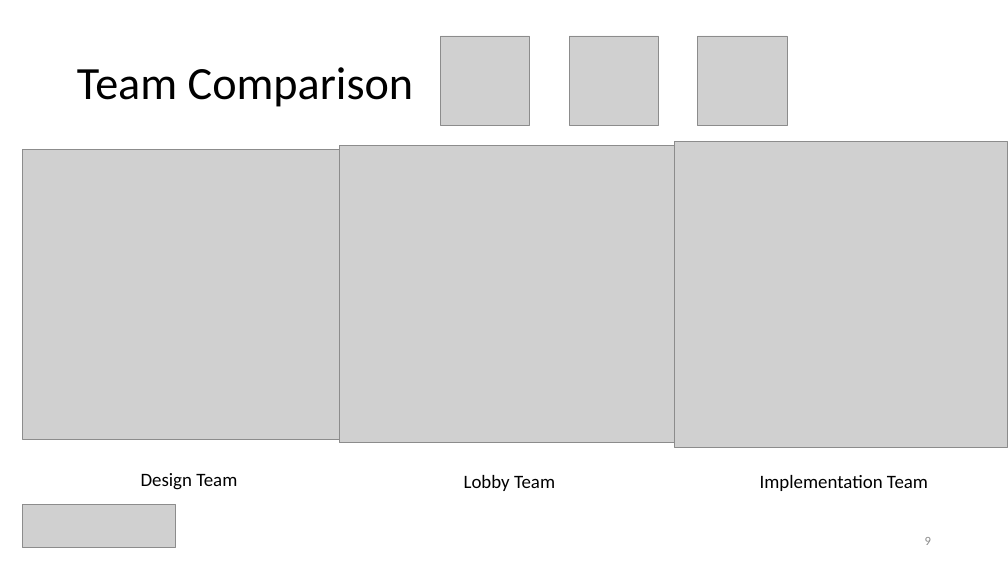
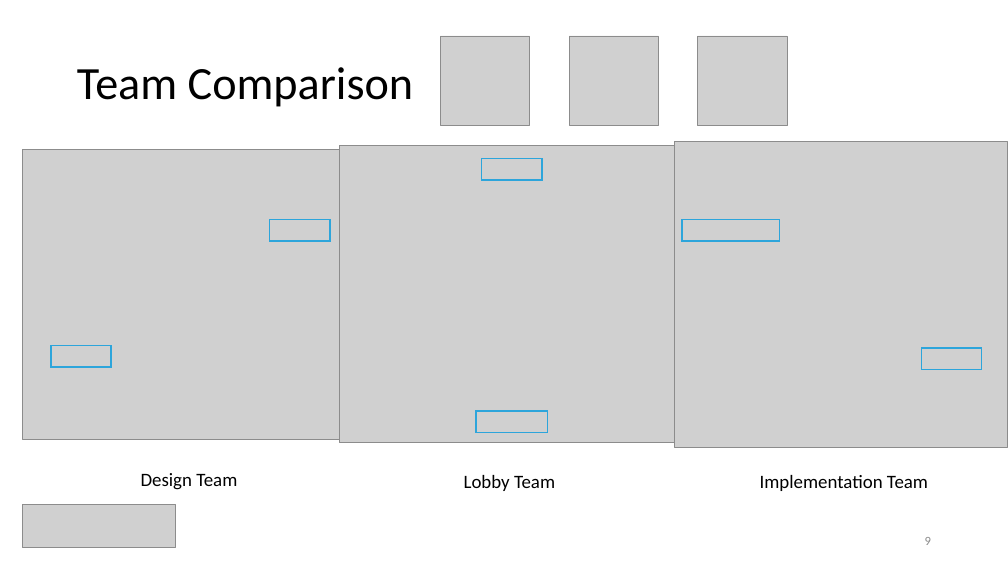
Before and after one commit to ceciliacheungns/Analytics_In_Business, a slide deck: slide 10 of Presentation.pptx. Drawn at 1008x567 pixels with LibreOffice and Linux fonts; fonts in the diff are those of the drawing; grey boxes stand for pictures. Boxes give left, top, right and bottom in pixels: in the first picture for what was removed or moved away, otherwise in the second. Text is boxed around its words. In the diff, an @@ line names an element or a change of style, - is before the commit and + after.

Commit message:
Added boxes for leader and team aggregation

```diff
--- a/Presentation.pptx
+++ b/Presentation.pptx
@@ rectangle added at <box>482,159,542,180</box>, outline #2DA5DB 1.5 pt @@
@@ rectangle added at <box>270,220,330,241</box>, outline #2DA5DB 1.5 pt @@
@@ rectangle added at <box>682,219,780,241</box>, outline #2DA5DB 1.5 pt @@
@@ rectangle added at <box>51,346,111,367</box>, outline #2DA5DB 1.5 pt @@
@@ rectangle added at <box>922,349,982,370</box>, outline #2DA5DB 1.5 pt @@
@@ rectangle added at <box>476,411,548,433</box>, outline #2DA5DB 1.5 pt @@
```
Also in this commit, not shown: 4 other slides changed.
